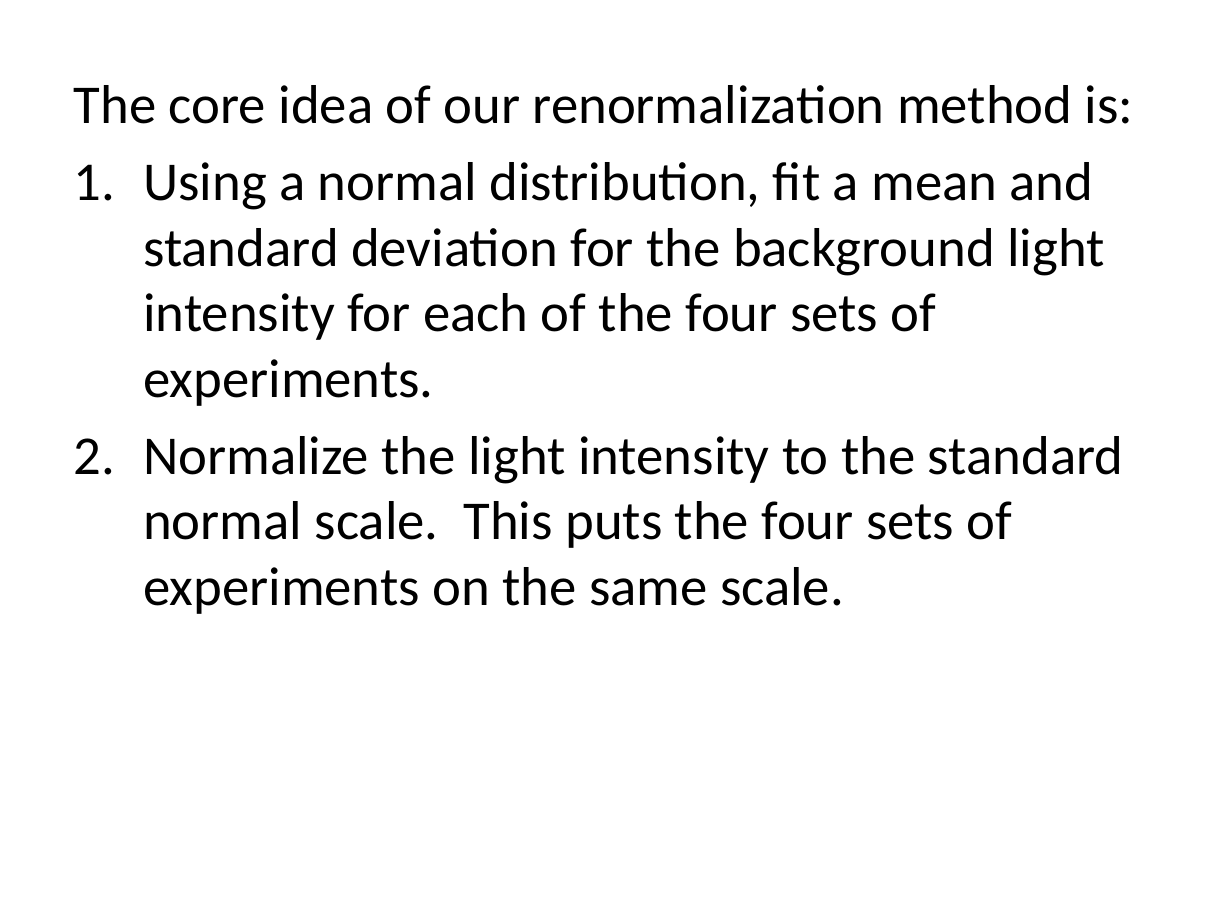
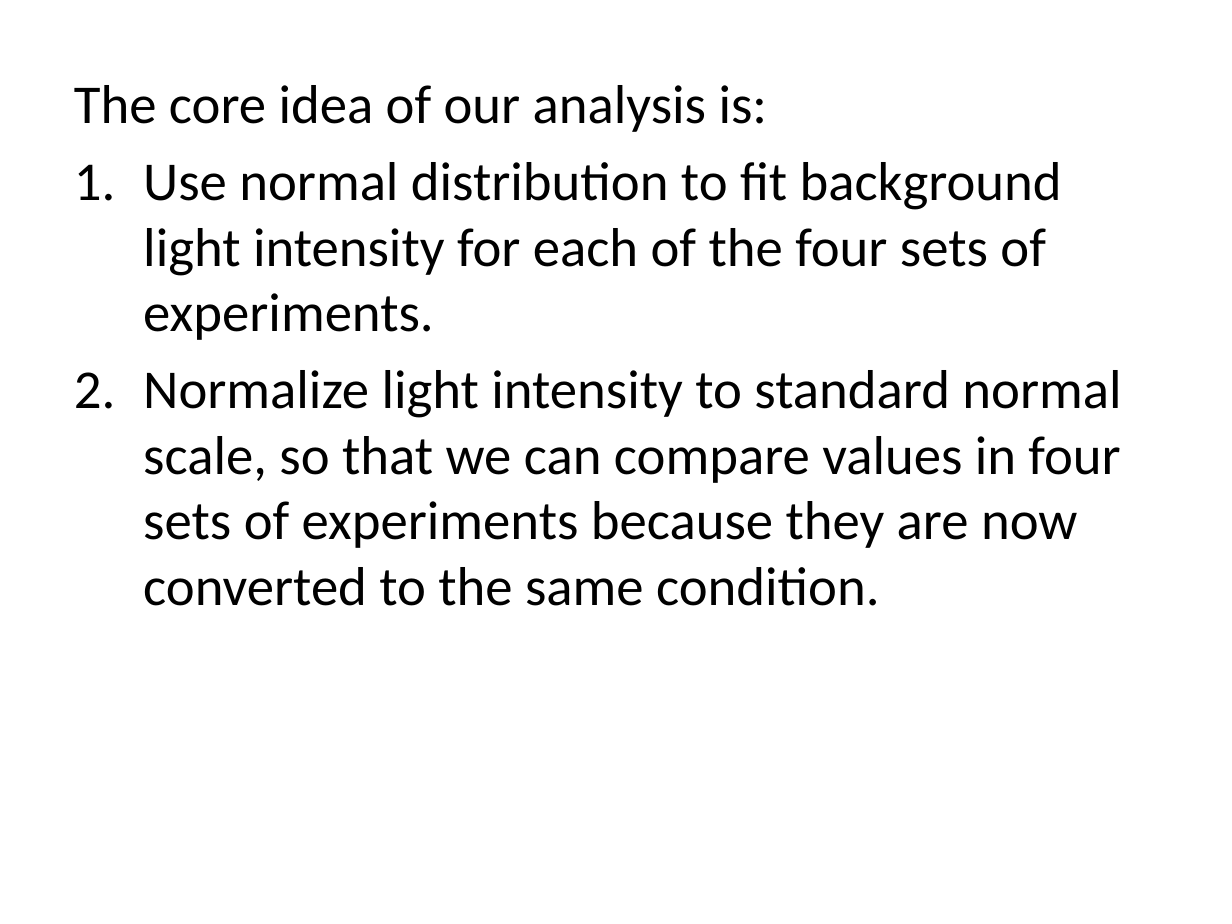
Before and after one commit to peter-i-frazier/pool, a slide deck: slide 1 of presentations/orthogonal_peptide_result_analysis.pptx (slide 5 before the commit). Drawn at 1232x924 pixels with LibreOffice and Linux fonts; fonts in the diff are those of the drawing. Boxes give left, top, right and bottom in pixels: in the first picture for what was removed or moved away, otherwise in the second. Text is boxed around its words. In the diff, an @@ line names an element or a change of style, - is before the commit and + after.

Commit message:
In my previous commit, I pushed a version of the orthogonal_peptide_result_analysis.pptx file that actually had some of my updates.  I am pushing the original.  Then, in the next commit, I will push my final version.

```diff
--- a/presentations/orthogonal_peptide_result_analysis.pptx
+++ b/presentations/orthogonal_peptide_result_analysis.pptx
@@ text at (74,85,1121,606): text changed @@
-The core idea of our renormalization method is:
-1. Using a normal distribution, fit a mean and standard deviation for the background light intensity for each of the four sets of experiments.
-2. Normalize the light intensity to the standard normal scale. This puts the four sets of experiments on the same scale.
+The core idea of our analysis is:
+1. Use normal distribution to fit background light intensity for each of the four sets of experiments.
+2. Normalize light intensity to standard normal scale, so that we can compare values in four sets of experiments because they are now converted to the same condition.
```
Also in this commit, not shown: 1 other slide changed, 1 slide added, 4 slides removed.
